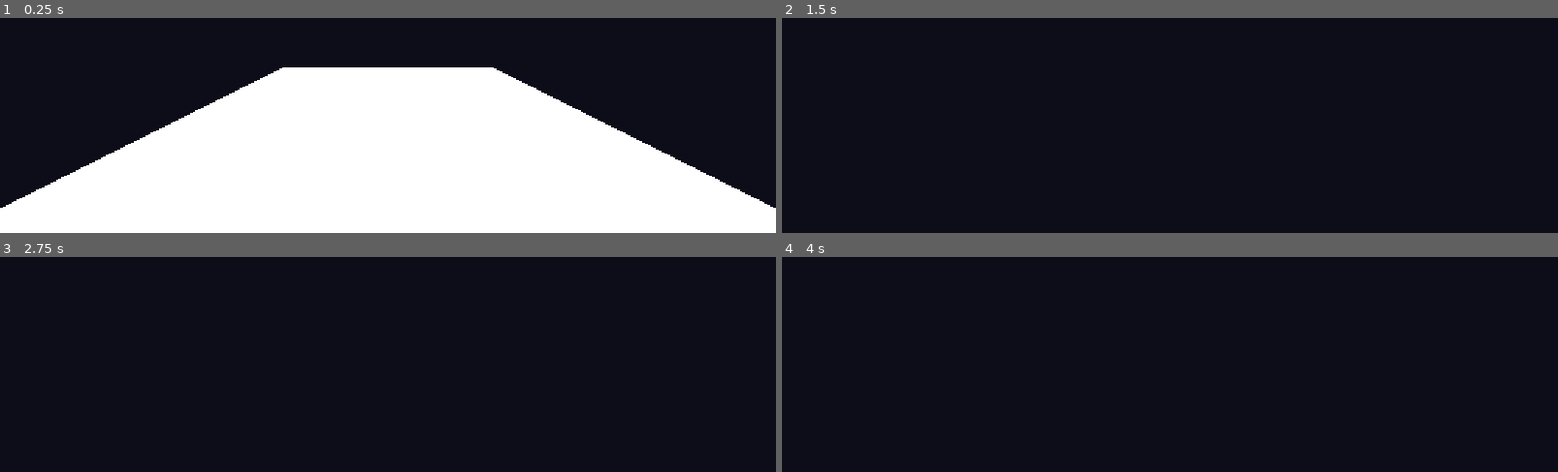
Above: before the commit, frames 1-4 (two rows, left to right).
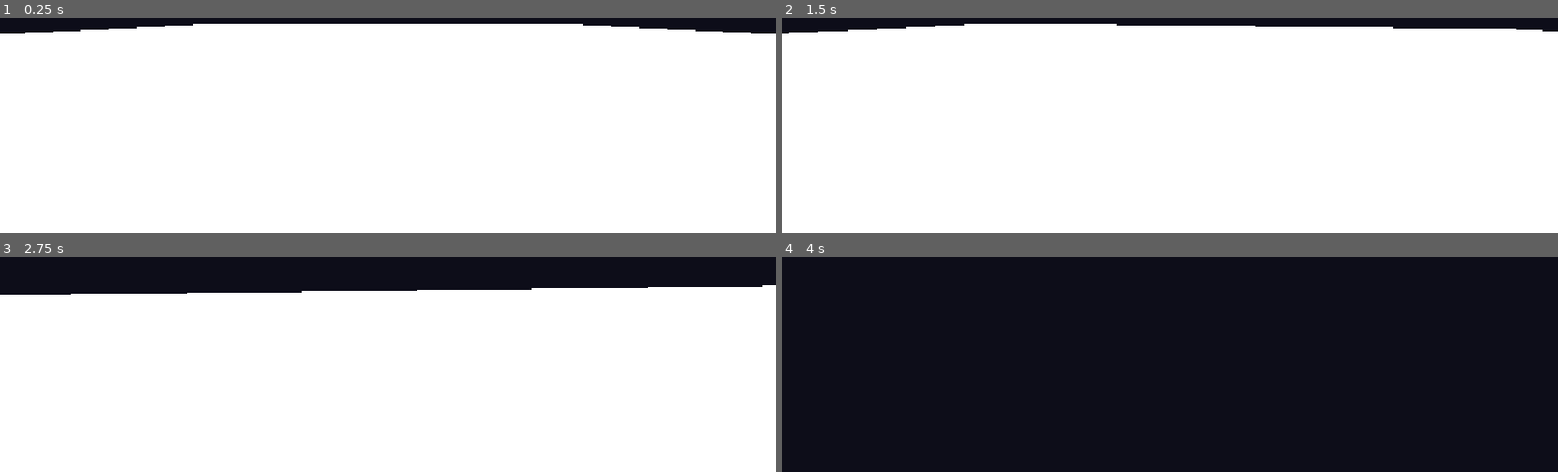
Above: after the commit, the same moments.

Repository: gorkareplay/lens
Game: Godot game, scene res://Scenes/main.tscn
The game is run twice, just before and just after one commit, with the same random seed, the same clock (stepped at 60 frames per second) and the same inputs.
Inputs (mouse positions are in pixels of both pictures, inside the frame that each line leads up to):
- Up to frame 1 (0.25 s): no input
- Up to frame 2 (1.5 s): tap Enter (ui_accept) at 0.5, 0.6, 0.77, 1.07, 1.35 s; move the mouse to (outside the picture) at 0.52 s; hold Up (ui_up) from 0.53 s (still down); move the mouse to (outside the picture) at 1.27 s
- Up to frame 3 (2.75 s): keep holding Up (ui_up); tap Enter (ui_accept) at 1.52, 1.82, 2.1 s; move the mouse to (outside the picture) at 2.02 s
- Up to frame 4 (4 s): keep holding Up (ui_up); move the mouse to (1162, 261) at 2.77 s; tap Enter (ui_accept) at 2.85, 3.02, 3.32, 3.6, 3.77 s; move the mouse to (1224, 259) at 3.52 s

The runs differ from the first frame. In frame 1, 43% of the frame differs, in the area x 0-100%, y 2-89%; in frame 2, 96%, in the area x 0-100%, y 2-100%; in frame 3, 84%; in frame 4, nothing differs.

Commit message:
improve player controller to be more realistic and customisable

Diff:
--- a/Scenes/main.tscn
+++ b/Scenes/main.tscn
@@ -5,28 +5,25 @@
 [sub_resource type="BoxShape3D" id="BoxShape3D_dkbjm"]
 size = Vector3(2, 0, 2)
 
+[sub_resource type="StandardMaterial3D" id="StandardMaterial3D_6t5aa"]
+
 [sub_resource type="PlaneMesh" id="PlaneMesh_ti3qb"]
-
-[sub_resource type="StandardMaterial3D" id="StandardMaterial3D_ydx41"]
-
-[sub_resource type="PlaneMesh" id="PlaneMesh_jklv4"]
-material = SubResource("StandardMaterial3D_ydx41")
+material = SubResource("StandardMaterial3D_6t5aa")
 
 [node name="Main" type="Node3D" unique_id=1089672469]
 
 [node name="StaticBody3D" type="StaticBody3D" parent="." unique_id=1937304955]
 
 [node name="CollisionShape3D" type="CollisionShape3D" parent="StaticBody3D" unique_id=1198941447]
+transform = Transform3D(10, 0, 0, 0, 10, 0, 0, 0, 10, 0, 0, 0)
 shape = SubResource("BoxShape3D_dkbjm")
 
 [node name="MeshInstance3D" type="MeshInstance3D" parent="StaticBody3D" unique_id=1919369410]
+transform = Transform3D(10, 0, 0, 0, 10, 0, 0, 0, 10, 0, 0, 0)
 mesh = SubResource("PlaneMesh_ti3qb")
 
 [node name="DirectionalLight3D" type="DirectionalLight3D" parent="." unique_id=963053089]
 transform = Transform3D(1, 0, 0, 0, -4.3711385e-08, 0.99999994, 0, -0.99999994, -4.3711385e-08, 0, 0, 0)
 
-[node name="MeshInstance3D" type="MeshInstance3D" parent="." unique_id=496486091]
-transform = Transform3D(-0.14771819, 0.49754003, -0.8547709, -0.98174334, 0.030950584, 0.18767661, 0.11983228, 0.866889, 0.4838846, -2.3908994, 1.2010003, 0)
-mesh = SubResource("PlaneMesh_jklv4")
-
 [node name="Player" parent="." unique_id=482356386 instance=ExtResource("1_jjgbg")]
+transform = Transform3D(1, 0, 0, 0, 1, 0, 0, 0, 1, 0, 0.5, 0)
--- a/Scenes/player.tscn
+++ b/Scenes/player.tscn
@@ -12,7 +12,6 @@
 shader_parameter/color_b = Color(1, 1, 1, 1)
 
 [node name="CharacterBody3D" type="CharacterBody3D" unique_id=482356386]
-transform = Transform3D(1, 0, 0, 0, 1, 0, 0, 0, 1, 0, 0.58355284, 0)
 script = ExtResource("1_i3pqv")
 
 [node name="CollisionShape3D" type="CollisionShape3D" parent="." unique_id=996362681]
--- a/Scripts/player.gd
+++ b/Scripts/player.gd
@@ -1,32 +1,49 @@
 extends CharacterBody3D
 
+@onready var camera: Camera3D = $CameraPivot/SpringArm3D/Camera3D
+@export var max_speed := 4.0
+@export var ground_accel := 20.0
+@export var ground_friction := 30.0
+@export var air_accel := 6.0
+@export var air_friction := 0.5
+@export var jump_velocity := 4.5
 
-const SPEED = 5.0
-const JUMP_VELOCITY = 4.5
-
-@onready var camera_3d: Camera3D = $CameraPivot/SpringArm3D/Camera3D
+var gravity: float = ProjectSettings.get_setting("physics/3d/default_gravity")
 
 func _physics_process(delta: float) -> void:
 	if not is_on_floor():
-		velocity += get_gravity() * delta
-
-	if Input.is_action_just_pressed("ui_accept") and is_on_floor():
-		velocity.y = JUMP_VELOCITY
-
-	var forward = camera_3d.global_transform.basis.z.normalized()
-	var right = camera_3d.global_transform.basis.x.normalized()
-
-	forward.y = 0
-	right.y = 0
+		velocity.y -= gravity * delta
+	elif Input.is_action_just_pressed("ui_accept"):
+		velocity.y = jump_velocity
 
 	var input_dir := Input.get_vector("ui_left", "ui_right", "ui_up", "ui_down")
-	var direction := (forward * input_dir.y + right * input_dir.x).normalized()
+	var direction := Vector3.ZERO
 
-	if direction:
-		velocity.x = direction.x * SPEED
-		velocity.z = direction.z * SPEED
+	if input_dir != Vector2.ZERO:
+		var cam := camera if camera else get_viewport().get_camera_3d()
+		var cam_basis := cam.global_transform.basis
+
+		var forward := -cam_basis.z
+		forward.y = 0
+		forward = forward.normalized()
+
+		var right := cam_basis.x
+		right.y = 0
+		right = right.normalized()
+
+		direction = (right * input_dir.x + forward * -input_dir.y).normalized()
+
+	var accel := ground_accel if is_on_floor() else air_accel
+	var friction := ground_friction if is_on_floor() else air_friction
+
+	var horizontal := Vector3(velocity.x, 0, velocity.z)
+
+	if direction != Vector3.ZERO:
+		horizontal = horizontal.move_toward(direction * max_speed, accel * delta)
 	else:
-		velocity.x = move_toward(velocity.x, 0, SPEED)
-		velocity.z = move_toward(velocity.z, 0, SPEED)
+		horizontal = horizontal.move_toward(Vector3.ZERO, friction * delta)
+
+	velocity.x = horizontal.x
+	velocity.z = horizontal.z
 
 	move_and_slide()
